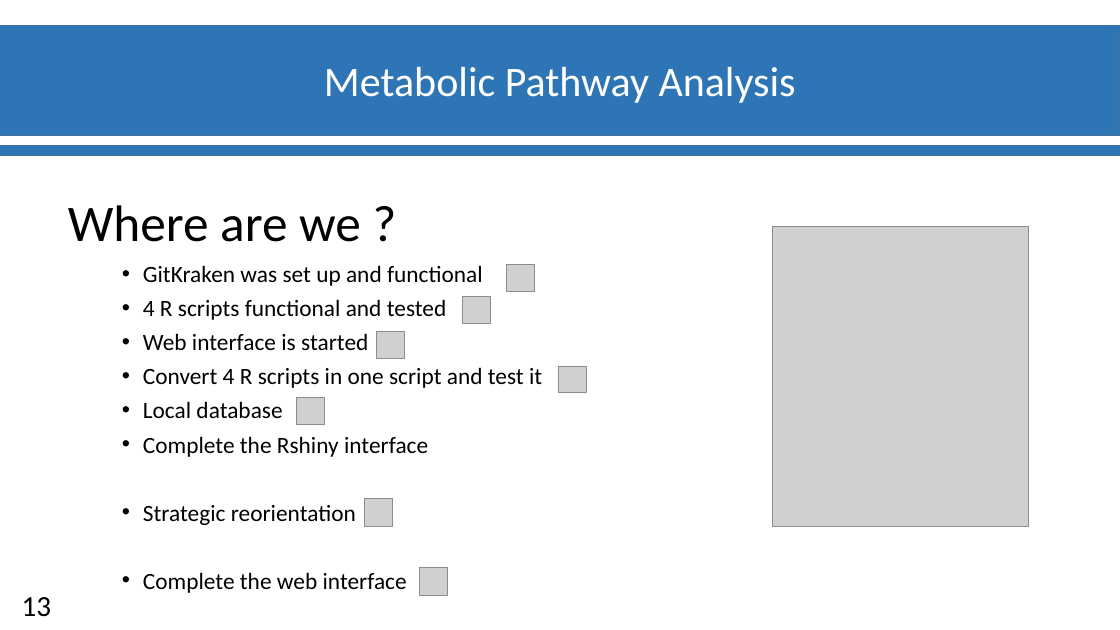
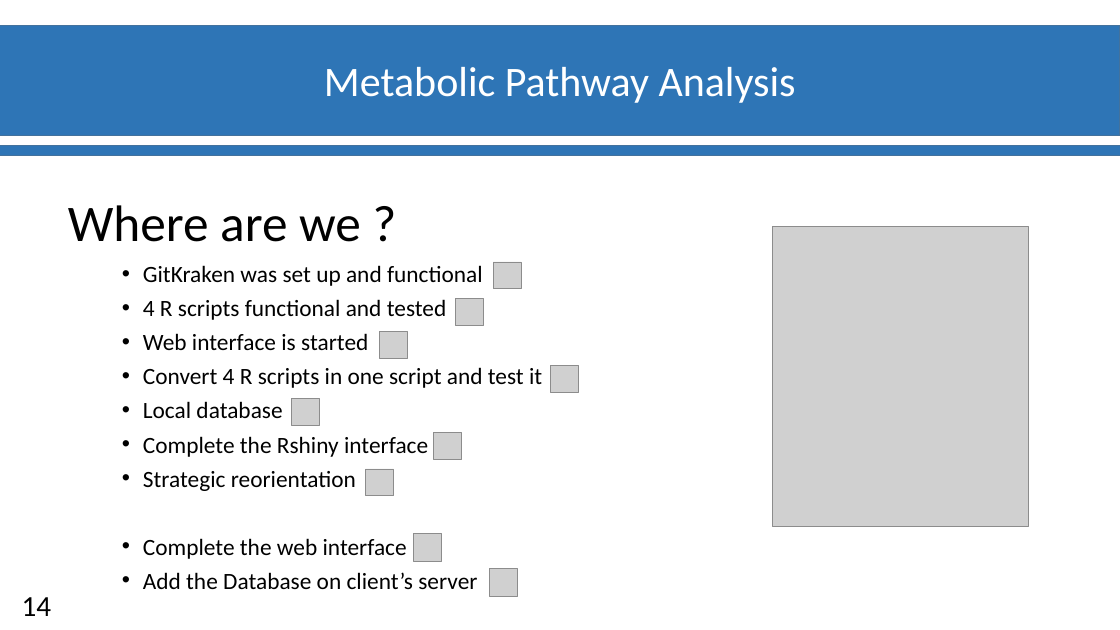
Before and after one commit to Ylefol/projet-INSERM_V5, a slide deck: slide 15 of Slides/Diapos_Suivit_projet.pptx (slide 14 before the commit). Drawn at 1120x630 pixels with LibreOffice and Linux fonts; fonts in the diff are those of the drawing; grey boxes stand for pictures; background and template pictures are left out. Boxes give left, top, right and bottom in pixels: in the first picture for what was removed or moved away, otherwise in the second. Text is boxed around its words. In the diff, an @@ line names an element or a change of style, - is before the commit and + after.

```diff
--- a/Slides/Diapos_Suivit_projet.pptx
+++ b/Slides/Diapos_Suivit_projet.pptx
@@ picture: place and size @@
-picture at [506,265,534,292]
+picture at [493,262,521,289]
@@ picture: place and size @@
-picture at [463,297,491,323]
+picture at [455,298,483,325]
@@ picture: place and size @@
-picture at [558,366,586,393]
+picture at [550,365,578,392]
@@ picture: place and size @@
-picture at [296,397,323,424]
+picture at [292,398,319,425]
@@ picture added at [434,432,461,459] @@
@@ picture added at [365,469,393,496] @@
@@ picture: place and size @@
-picture at [420,567,448,596]
+picture at [414,534,442,562]
@@ picture: place and size @@
-picture at [365,498,392,527]
+picture at [490,569,518,597]
@@ page number at [22,597,52,616]: text changed @@
-13
+14
@@ text at [143,572,477,589]: paragraph added @@
+• Add the Database on client’s server
```
Also in this commit, not shown: 3 other slides changed, 2 slides added.
